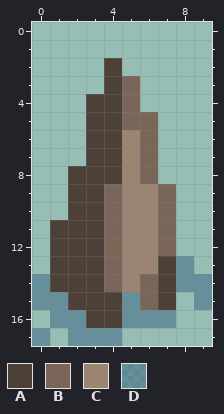
File history of a pixel-art file, assets_src/image/decoration/unit/tropical/monolith1_tropical.ase. Above: the version before the commit.
10x18 pixels, 1 frame.
Palette (. is transparent): A #4d4036  B #796658  C #9b8471  D #34608080
The same view after the edit:
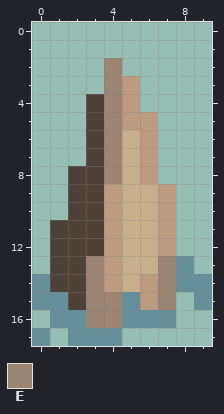
Colours new in this view: E #9b8471
The exact change:
colour B: #796658 -> #bc9b80
colour C: #9b8471 -> #c9b08c
Layer "Layer 3":
y 2..8: x 4 A -> E
y 13..14: x 3 A -> E; x 7 A -> E
y 15: x 3..4 AA -> EE; x 7 A -> E
y 16: x 3..4 AA -> EE
Boxes around the changes in both pictures, in picture pixels (x1, y1, x2, y2):
changed: (86, 58, 176, 328)
